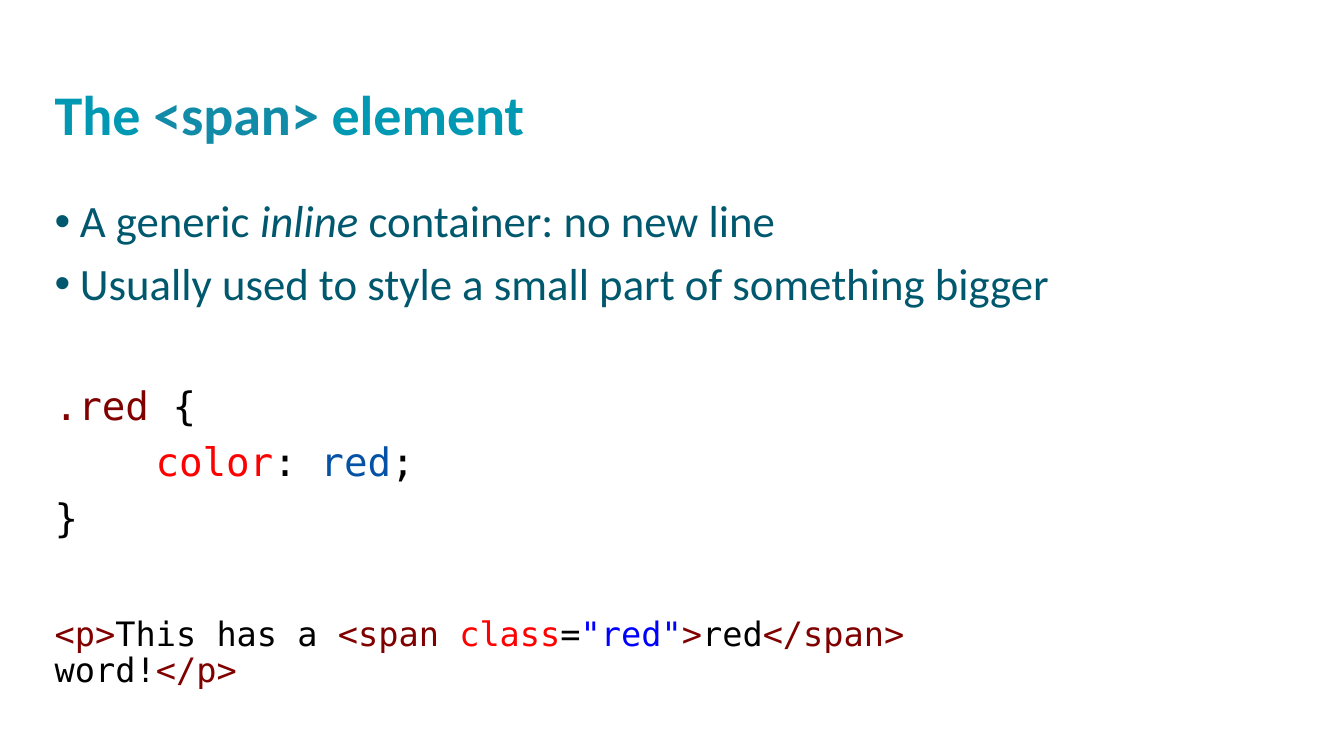
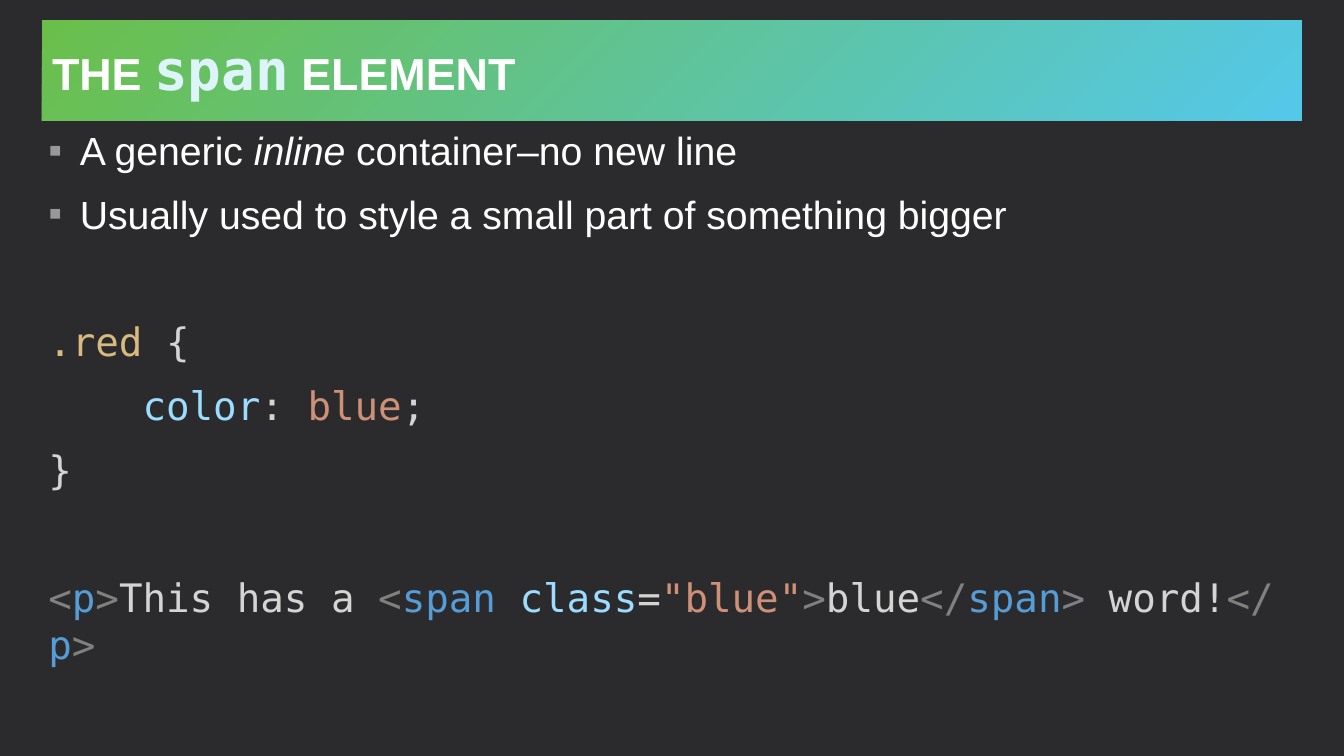
Before and after one commit to hytechclub/web-101, a slide deck: slide 2 of Week07/MoreHtml.pptx. Drawn at 1344x756 pixels with LibreOffice and Linux fonts; fonts in the diff are those of the drawing; background and template pictures are left out. Boxes give left, top, right and bottom in pixels: in the first picture for what was removed or moved away, otherwise in the second. Text is boxed around its words. In the diff, an @@ line names an element or a change of style, - is before the commit and + after.

```diff
--- a/Week07/MoreHtml.pptx
+++ b/Week07/MoreHtml.pptx
@@ background #FFFFFF to #2B2B2D @@
@@ title "THE span ELEMENT": place and size @@
-title "THE span ELEMENT" at (55,95,525,144)
+title "THE span ELEMENT" at (42,20,1303,121)
@@ title "THE span ELEMENT" at (42,20,1303,121): vertical alignment top to middle; fill none to gradient #6ABF4B to #54C8E8 @@
@@ title at (52,58,515,101): text changed; size 40 to 32 pt; font Calibri to Arial; text colour #0098B2 to #FFFFFF @@
-The <span> element
+THE span ELEMENT
@@ text "A generic inline container–no new ...": place and size @@
-text "A generic inline container–no new ..." at (55,206,1049,689)
+text "A generic inline container–no new ..." at (48,136,1274,667)
@@ text at (80,136,737,173): text changed; size 32 to 28 pt; font Calibri to Arial; text colour #00586E to #FFFFFF @@
-• A generic inline container: no new line
+▪ A generic inline container–no new line
@@ text at (48,200,1007,357): size 32 to 28 pt, font Calibri to Arial, text colour #00586E to #FFFFFF in "Usually used to style a small part ..."; text colour #800000 to #D7BA7D in ".red"; text colour #000000 to #D4D4D4 in "{", "}"; bullet • to ▪; line spacing 0.9 to 1; more space between paragraphs; indent changed @@
@@ text at (143,390,426,426): text changed; text colour #FF0000 to #9CDCFE @@
-color: red;
+color: blue;
@@ text at (48,582,1274,667): text changed; size 24 to 28 pt; text colour #800000 to #D4D4D4 @@
-<p>This has a <span class="red">red</span> word!</p>
+<p>This has a <span class="blue">blue</span> word!</p>
```
Also in this commit, not shown: 3 other slides changed, 1 slide added, 2 slides removed, 4 other files.
